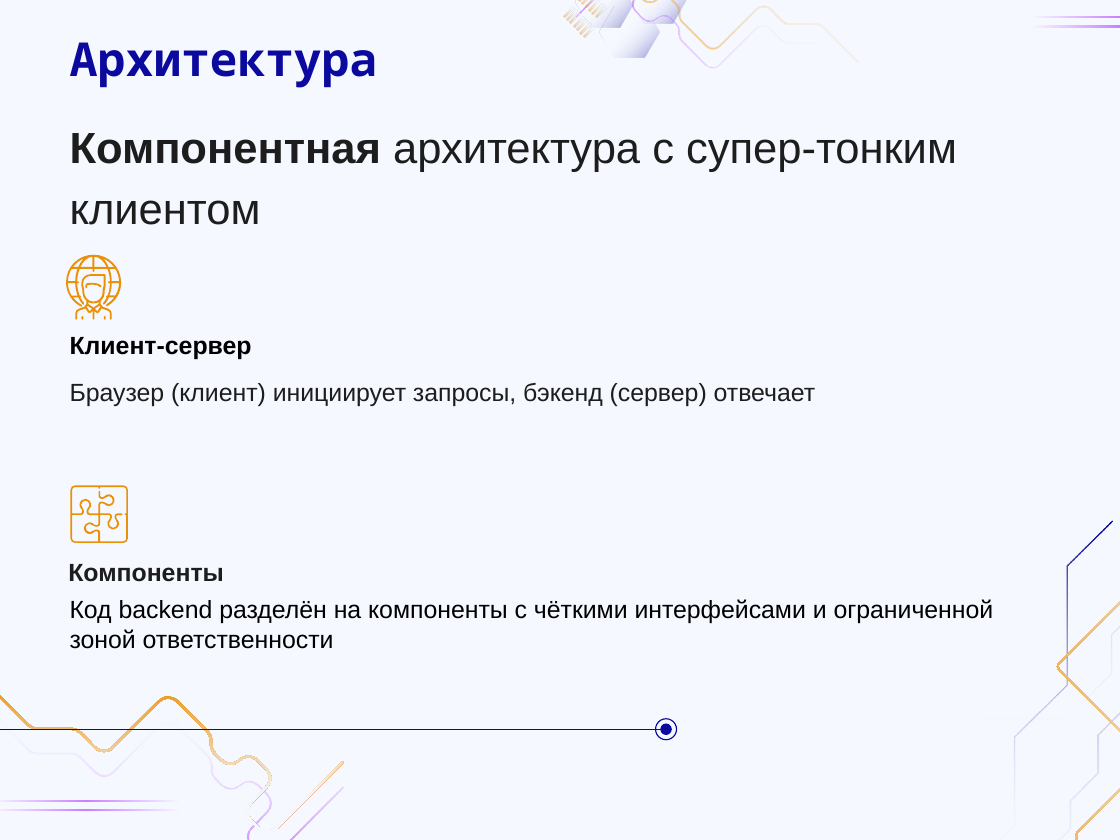
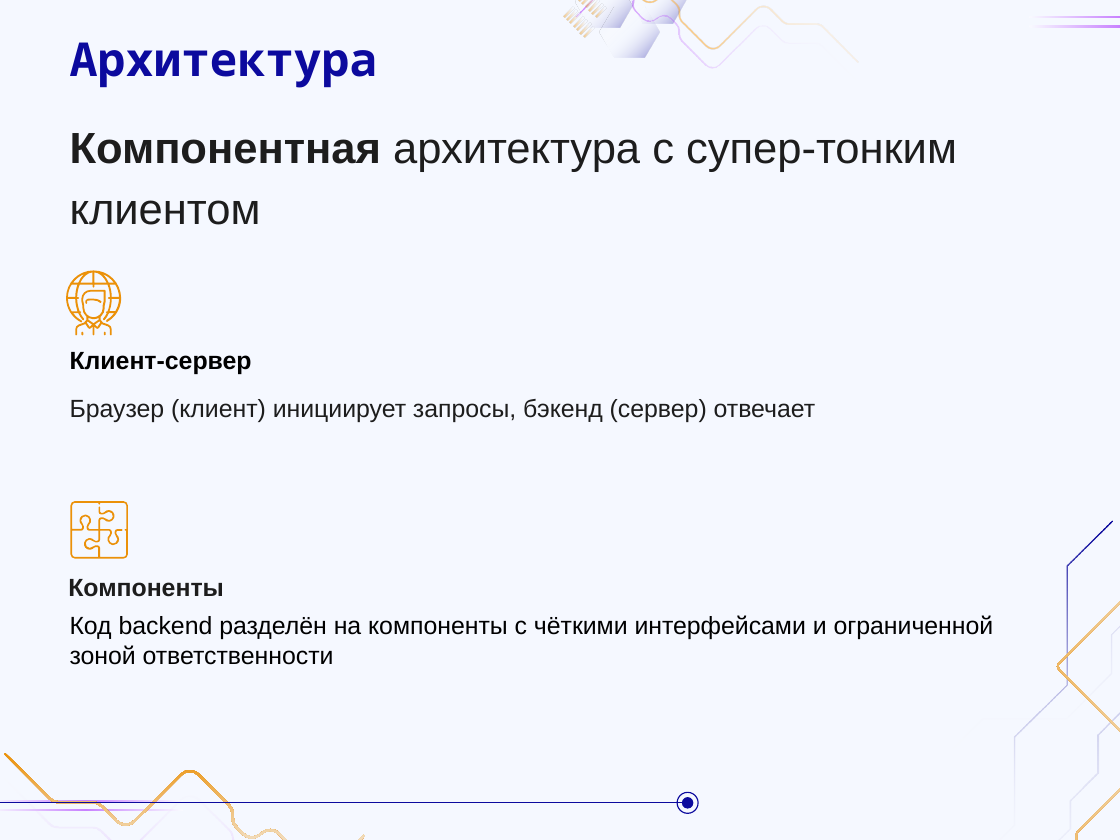
Before and after one commit to DaL1ner/virtual_queue_management_system, a slide deck: slide 10 of docs/course-work/reports/presentation/sprint-12.pptx (slide 7 before the commit). Drawn at 1120x840 pixels with LibreOffice and Linux fonts; fonts in the diff are those of the drawing; background and template pictures are left out. Boxes give left, top, right and bottom in pixels: in the first picture for what was removed or moved away, otherwise in the second. Text is boxed around its words. In the diff, an @@ line names an element or a change of style, - is before the commit and + after.

```diff
--- a/docs/course-work/reports/presentation/sprint-12.pptx
+++ b/docs/course-work/reports/presentation/sprint-12.pptx
@@ 6 freeform shapes, 2 subtitles, 2 texts: place and size @@
-6 freeform shapes, 2 subtitles, 2 texts at <box>66,254,994,649</box>
+6 freeform shapes, 2 subtitles, 2 texts at <box>66,270,994,665</box>
@@ line moved from (0, 729) - (662, 729) to (0, 803) - (683, 803) @@
@@ ellipse: place and size @@
-ellipse at <box>655,719,676,740</box>
+ellipse at <box>678,792,699,813</box>
@@ 2 freeform shapes, 1 ellipse: place and size @@
-2 freeform shapes, 1 ellipse at <box>0,680,672,840</box>
+2 freeform shapes, 1 ellipse at <box>3,753,693,840</box>
```
Also in this commit, not shown: 6 other slides changed, 3 slides added, 3 other files.
